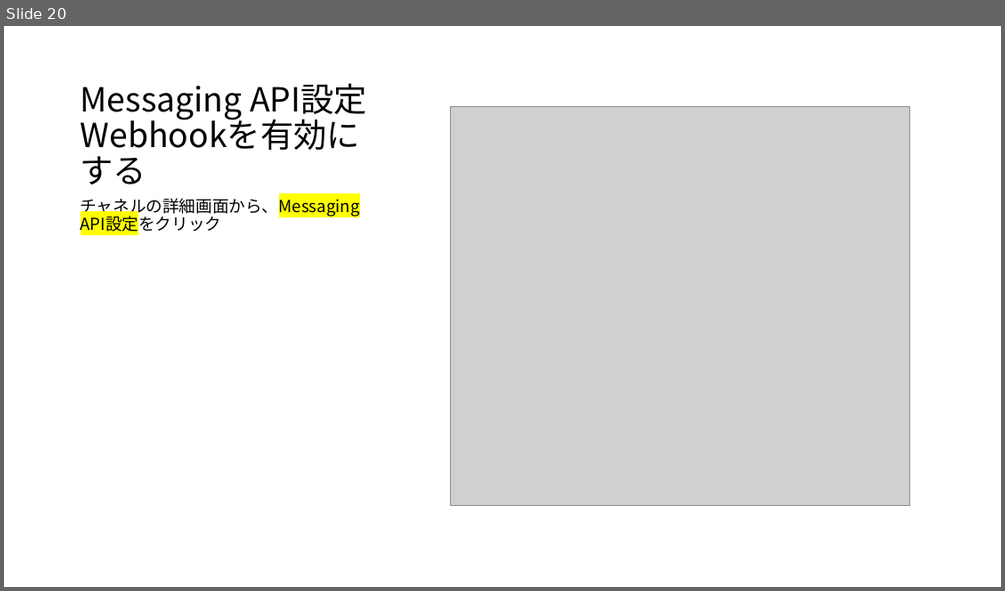
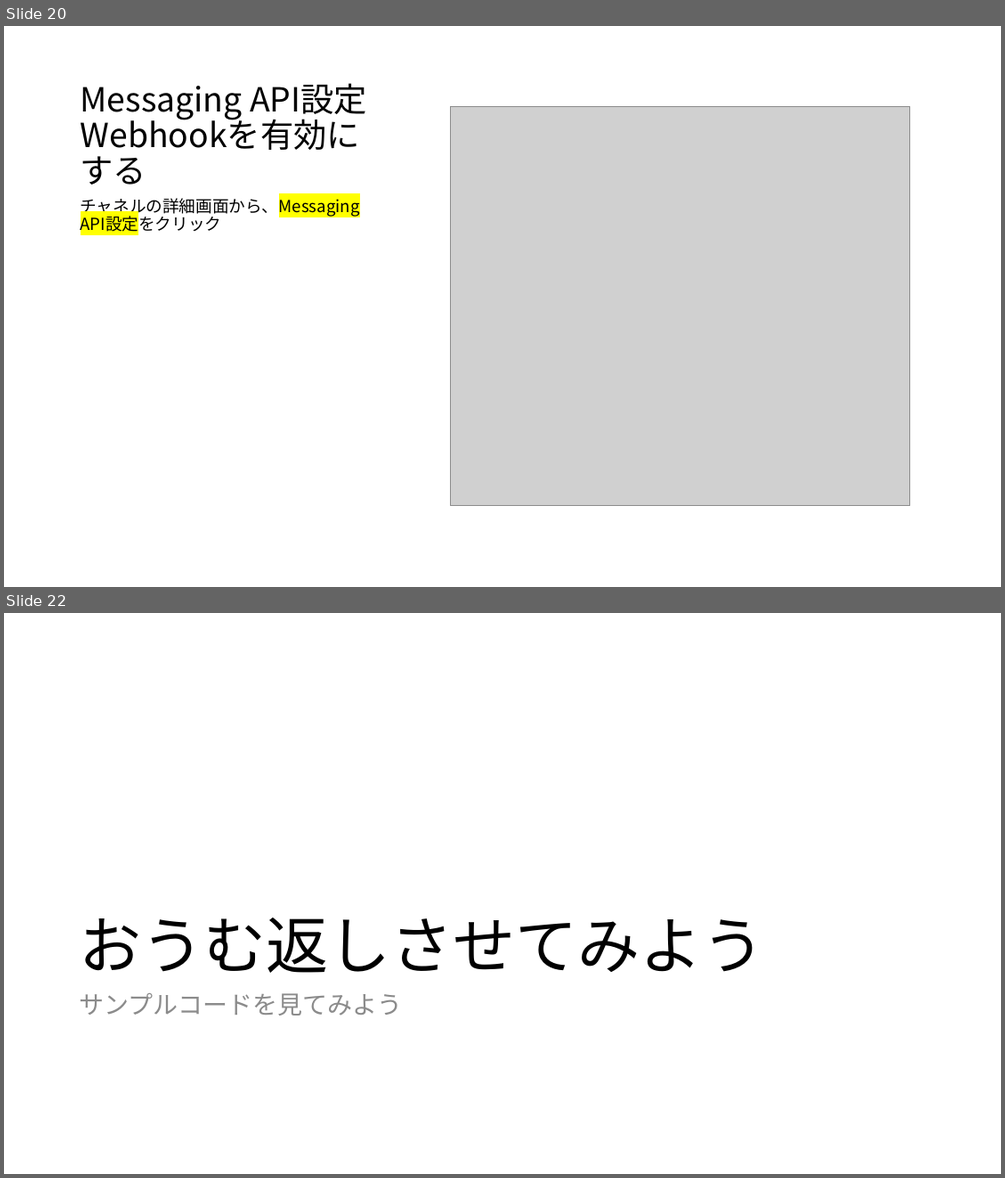
Before and after one commit to mizunoshota2001/bot-tut-service-engineering-s, a slide deck: README.pptx. Shown one above the other, each under a label of ours: slide 20 before the commit, slides 20 and 22 after it; the slides between them are not shown. The pictures are 1005x591 and 1005x1178 pixels, drawn with LibreOffice and Linux fonts; fonts in the diff are those of the drawing; grey boxes stand for pictures. Boxes give left, top, right and bottom in pixels: in the first picture for what was removed or moved away, otherwise in the second. Text is boxed around its words. In the diff, an @@ line names an element or a change of style, - is before the commit and + after.

```diff
--- a/README.pptx
+++ b/README.pptx
@@ slide 22 added at (4,613,1001,1174), background #FFFFFF @@
@@ title added at (80,917,765,973), 60 pt, text #000000 @@
+おうむ返しさせてみよう
@@ text added at (80,993,403,1015), 24 pt, text #8C8C8C @@
+サンプルコードを見てみよう
```
Also in this commit, not shown: 4 slides changed, 2 other slides added.
